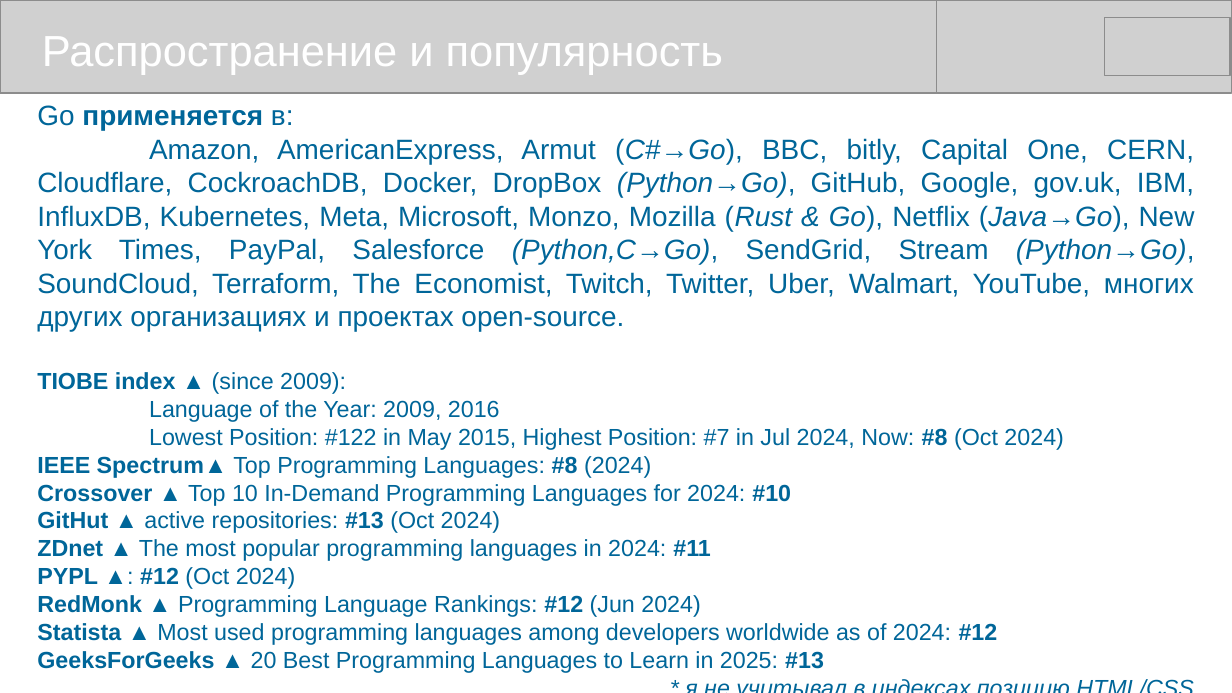
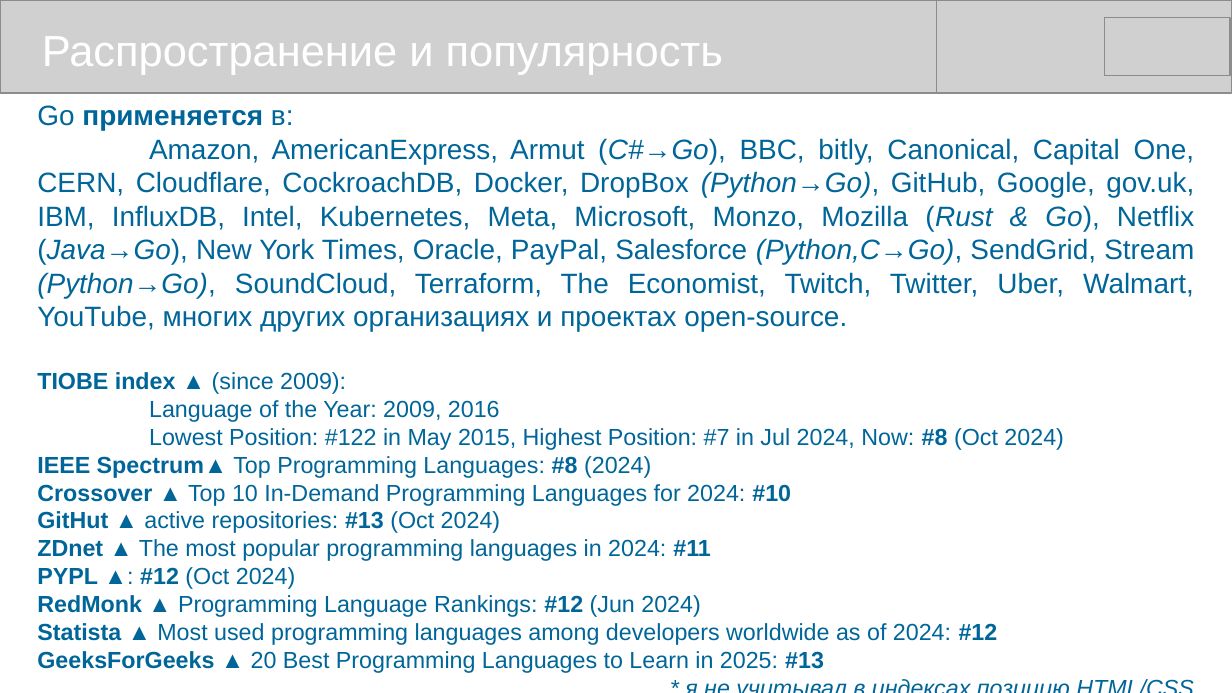
Before and after one commit to mike-shock/Go_language, a slide deck: slide 6 of Go_Intro.odp. Drawn at 1232x693 pixels with LibreOffice and Linux fonts; fonts in the diff are those of the drawing; grey boxes stand for pictures. Boxes give left, top, right and bottom in pixels: in the first picture for what was removed or moved away, otherwise in the second. Text is boxed around its words. In the diff, an @@ line names an element or a change of style, - is before the commit and + after.

Commit message:
Work on the presentation  continued.

```diff
--- a/Go_Intro.odp
+++ b/Go_Intro.odp
@@ text at <box>37,138,1195,332</box>: text changed @@
-Amazon, AmericanExpress, Armut (C#→Go), BBC, bitly, Capital One, CERN, Cloudflare, CockroachDB, Docker, DropBox (Python→Go), GitHub, Google, gov.uk, IBM, InfluxDB, Kubernetes, Meta, Microsoft, Monzo, Mozilla (Rust & Go), Netflix (Java→Go), New York Times, PayPal, Salesforce (Python,C→Go), SendGrid, Stream (Python→Go), SoundCloud, Terraform, The Economist, Twitch, Twitter, Uber, Walmart, YouTube, многих других организациях и проектах open-source.
+Amazon, AmericanExpress, Armut (C#→Go), BBC, bitly, Canonical, Capital One, CERN, Cloudflare, CockroachDB, Docker, DropBox (Python→Go), GitHub, Google, gov.uk, IBM, InfluxDB, Intel, Kubernetes, Meta, Microsoft, Monzo, Mozilla (Rust & Go), Netflix (Java→Go), New York Times, Oracle, PayPal, Salesforce (Python,C→Go), SendGrid, Stream (Python→Go), SoundCloud, Terraform, The Economist, Twitch, Twitter, Uber, Walmart, YouTube, многих других организациях и проектах open-source.
```
